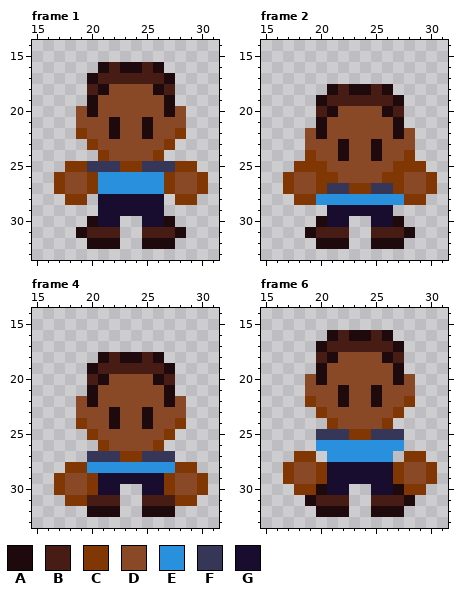
Pixel-art file -- Aseprite/Npc's/Otton.aseprite. Above: the version before the commit.
48x48 pixels, 6 frames. Shown: frame 1: x 15..31, y 14..33; frame 2: x 15..31, y 14..33; frame 4: x 15..31, y 14..33; frame 6: x 15..31, y 14..33. The commit also changed other frames, which this record leaves out.
Visible layers, top first: "Hands", "Head", "Body".
Palette (. is transparent): A #1e090d  B #461c14  C #813704  D #8a4926  E #2890dc  F #353658  G #180d2f
Pixels before, frame 1, first column x 17:
16 ....ABAABA....
17 ...ABBBBBBA...
18 ...BADDDDAB...
19 ...ADDDDDDA...
20 ..DADDDDDDAD..
21 ..DDDADDADDD..
22 ..CDDADDADDC..
23 ...CDDDDDDC...
24 ....CDDDDC....
25 .CCFFFCCFFFCC.
26 CDDCEEEEEECDDC
27 CDDCEEEEEECDDC
28 .CC.GGGGGG.CC.
29 ....GGGGGG....
30 ...AGG..GGA...
31 ..ABBB..BBBA..
32 ...AAA..AAA...
Pixels before, frame 2, first column x 17:
18 ....ABAABA....
19 ...ABBBBBBA...
20 ...BADDDDAB...
21 ...ADDDDDDA...
22 ..DADDDDDDAD..
23 ..DDDADDADDD..
24 ..CDDADDADDC..
25 .CCCDDDDDDCCC.
26 CDDCCDDDDCCDDC
27 CDDCFFCCFFCDDC
28 .CCEEEEEEEECC.
29 ....GGGGGG....
30 ...AGG..GGA...
31 ..ABBB..BBBA..
32 ...AAA..AAA...
Pixels before, frame 4, first column x 17:
18 ....ABAABA....
19 ...ABBBBBBA...
20 ...BADDDDAB...
21 ...ADDDDDDA...
22 ..DADDDDDDAD..
23 ..DDDADDADDD..
24 ..CDDADDADDC..
25 ...CDDDDDDC...
26 ....CDDDDC....
27 ...FFFCCFFF...
28 .CCEEEEEEEECC.
29 CDDCGGGGGGCDDC
30 CDDCGG..GGCDDC
31 .CCBBB..BBBCC.
32 ...AAA..AAA...
Pixels before, frame 6, first column x 17:
16 ....ABAABA....
17 ...ABBBBBBA...
18 ...BADDDDAB...
19 ...ADDDDDDA...
20 ..DADDDDDDAD..
21 ..DDDADDADDD..
22 ..CDDADDADDC..
23 ...CDDDDDDC...
24 ....CDDDDC....
25 ...FFFCCFFF...
26 ...EEEEEEEE...
27 .CC.EEEEEE.CC.
28 CDDCGGGGGGCDDC
29 CDDCGGGGGGCDDC
30 .CCAGG..GGACC.
31 ..ABBB..BBBA..
32 ...AAA..AAA...
The same view after the edit:
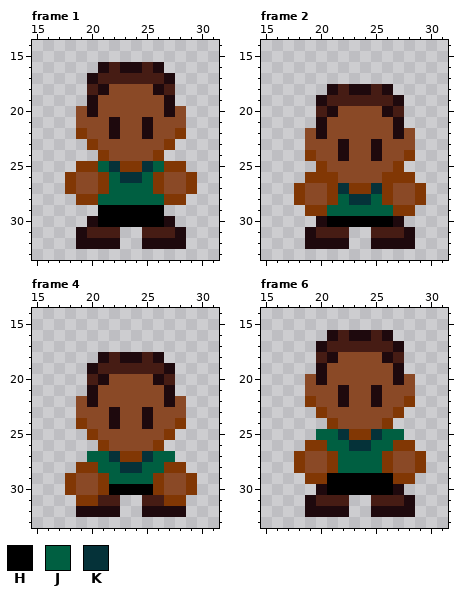
Colours new in this view: H #000000  J #005f41  K #053239
The edit:
Changed rows in their new state; - is an unchanged pixel.
Frame 1, layers "Head", "Hands", "Body":
first column x 17:
25 -.-CJK--KJC-.-
26 .C-DCJKKJCD-C.
27 .C-DCJJJJCD-C.
28 -.-CJJJJJJC-.-
29 ----HHHHHH----
30 ----HHHHHH----
32 --A--------A--
Frame 2, layers "Head", "Hands", "Body":
first column x 17:
25 -..--------..-
26 ..C--------C..
27 .C-DCK--KCD-C.
28 --DDCJKKJCDD--
29 --CCJJJJJJCC--
30 ----HHHHHH----
32 --A--------A--
Frame 4, layers "Head", "Hands", "Body":
first column x 17:
27 ---JJK--KJJ---
28 -.-CJJKKJJC-.-
29 .C-DCJJJJCD-C.
30 .C-DCHHHHCD-C.
31 -.-C------C-.-
32 --A--------A--
Frame 6, layers "Head", "Hands", "Body":
first column x 17:
25 ---JJK--KJJ---
26 --CCJJKKJJCC--
27 --DDCJJJJCDD--
28 .C-DCJJJJCD-C.
29 ..C-HHHHHH-C..
30 -..-HHHHHH-..-
32 --A--------A--
Pixel boxes of the changes (left, top, right, bottom) in both pictures:
changed: (54, 161, 208, 249)
changed: (283, 161, 437, 249)
changed: (54, 451, 208, 517)
changed: (283, 429, 437, 517)
